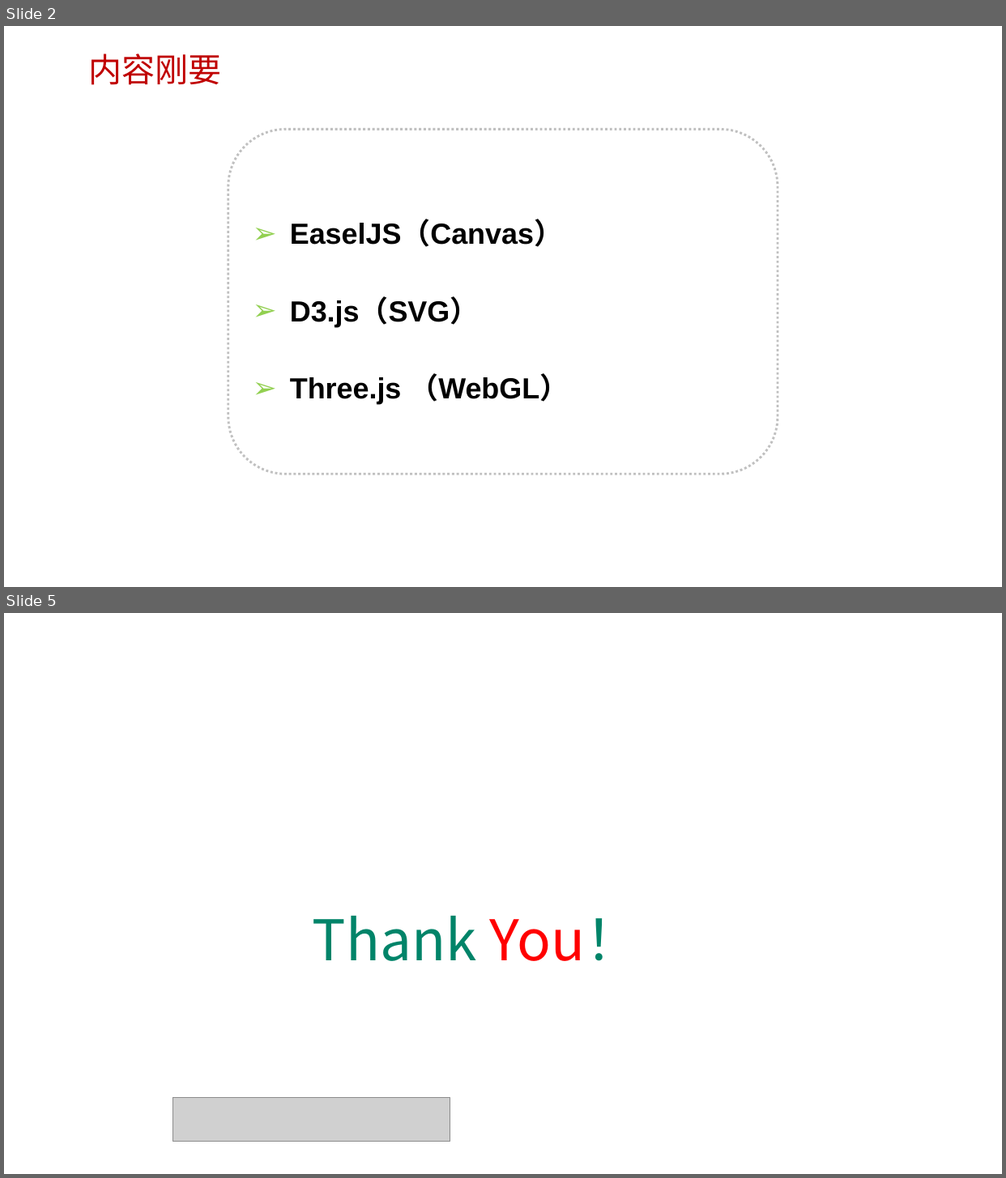
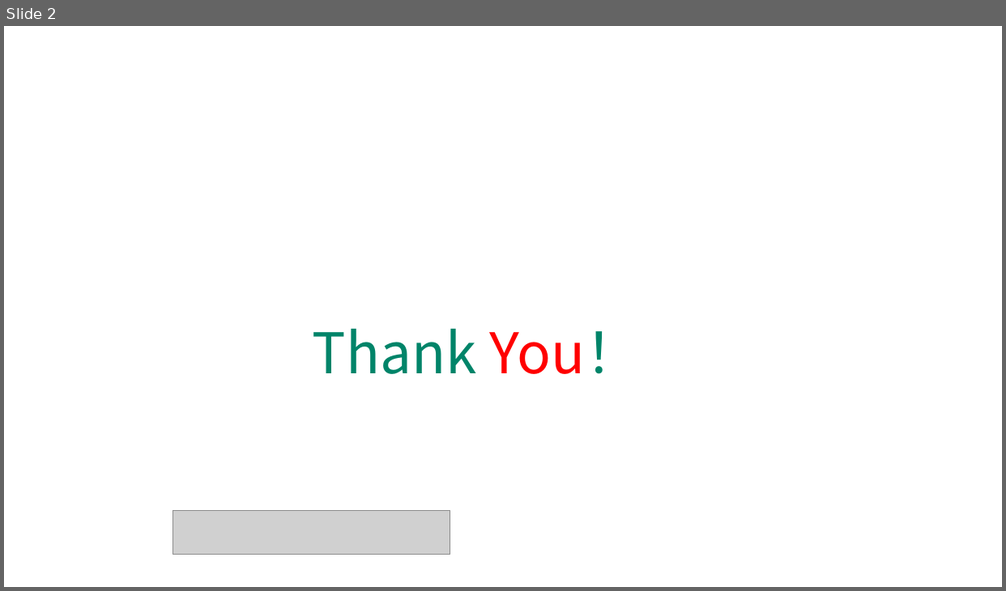
Before and after one commit to edu2act/course-H5-Animation-and-Game-Development, a slide deck: materials/slides/ch16.pptx. Shown one above the other, each under a label of ours: slides 2 and 5 before the commit, slide 2 after it; the slides between them are not shown. The pictures are 1006x1178 and 1006x591 pixels, drawn with LibreOffice and Linux fonts; fonts in the diff are those of the drawing; grey boxes stand for pictures; background and template pictures are left out. Boxes give left, top, right and bottom in pixels: in the first picture for what was removed or moved away, otherwise in the second. Text is boxed around its words. In the diff, an @@ line names an element or a change of style, - is before the commit and + after.

```diff
--- a/materials/slides/ch16.pptx
+++ b/materials/slides/ch16.pptx
@@ slide 2 removed at <box>4,26,1002,587</box>, background picture (left out) @@
@@ text removed at <box>89,54,222,85</box> @@
-内容刚要
@@ rounded rectangle removed at <box>228,130,778,475</box> @@
-➢ EaselJS（Canvas）
-➢ D3.js（SVG）
-➢ Three.js （WebGL）
@@ what was slide 5 is now slide 2 @@
```
Also in this commit, not shown: 1 slide changed, 2 other slides removed, 13 other files.
